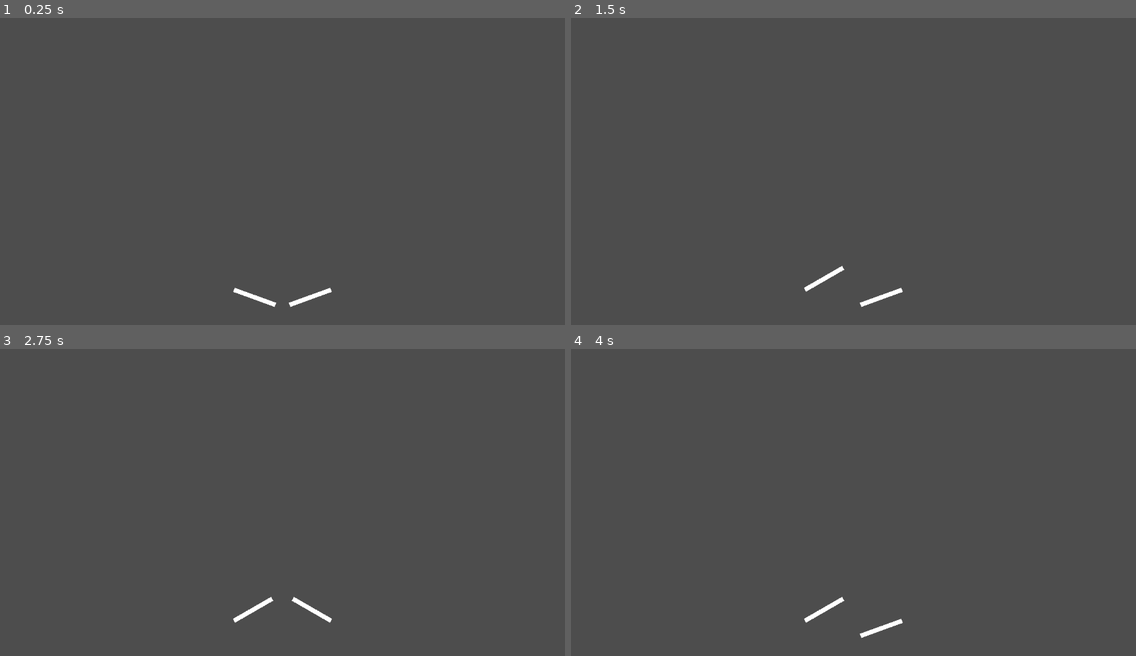
Above: before the commit, frames 1-4 (two rows, left to right).
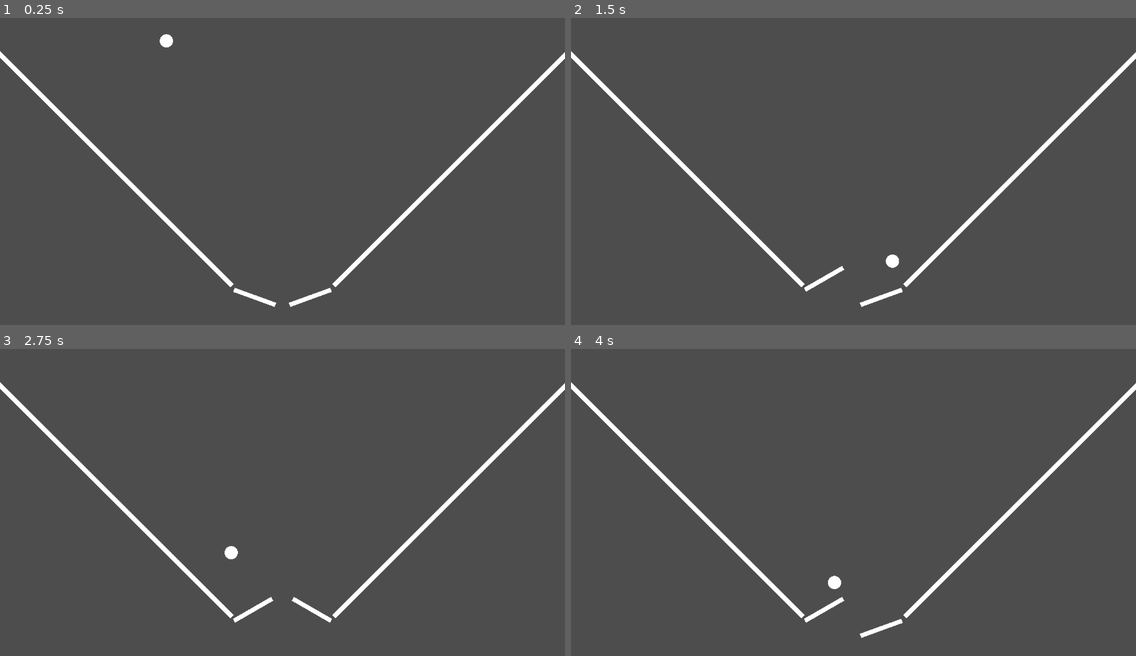
Above: after the commit, the same moments.

Repository: rielvis/SPiG_T4_PhPe
Game: Godot game, scene res://pinball_game/scenes/pinball_game.tscn
Same seed, same stepped clock (60 frames per second), same inputs: the game is played once before the commit and once after it.
Inputs:
- Up to frame 1 (0.25 s): no input
- Up to frame 2 (1.5 s): hold Right (rightArrow) 0.53-1.28 s; hold A (A) 0.53-1.28 s; hold Left (leftArrow) from 1.28 s (still down); tap D (D) at 1.35 s
- Up to frame 3 (2.75 s): release Left (leftArrow) at 2.03 s; hold Right (rightArrow) from 2.03 s (still down); hold A (A) from 2.03 s (still down)
- Up to frame 4 (4 s): release A (A) at 2.78 s; tap D (D) at 2.85 s; release Right (rightArrow) at 3.53 s; hold Left (leftArrow) from 3.53 s (still down); hold A (A) from 3.53 s (still down)

The runs differ from the first frame. In frame 1, 2.0% of the frame differs, in the area x 0-100%, y 5-88%; in frame 2, 2.0%, in the area x 0-100%, y 10-88%; in frame 3, 2.0%; in frame 4, 2.0%.

Commit message:
Added walls to game scene

Diff:
--- a/pinball_game/scenes/pinball_game.tscn
+++ b/pinball_game/scenes/pinball_game.tscn
@@ -1,8 +1,21 @@
-[gd_scene load_steps=2 format=3 uid="uid://ogb288xn1pga"]
+[gd_scene load_steps=4 format=3 uid="uid://ogb288xn1pga"]
 
 [ext_resource type="PackedScene" uid="uid://c1gcxj5b4jklj" path="res://pinball_game/scenes/player_flippers.tscn" id="1_t1yek"]
+[ext_resource type="PackedScene" uid="uid://br2fgk0pxh6vm" path="res://pinball_game/scenes/walls.tscn" id="2_2r3y4"]
+[ext_resource type="PackedScene" uid="uid://c88dbrqh7udi3" path="res://physics_tutorial/scenes/ball.tscn" id="3_7ds7p"]
 
 [node name="pinballGame" type="Node2D"]
 
 [node name="playerFlippers" parent="." instance=ExtResource("1_t1yek")]
 position = Vector2(640, 640)
+
+[node name="Walls" parent="." instance=ExtResource("2_2r3y4")]
+position = Vector2(172, 277)
+rotation = 0.785397
+
+[node name="Walls2" parent="." instance=ExtResource("2_2r3y4")]
+position = Vector2(1110, 277)
+rotation = -0.785398
+
+[node name="Ball" parent="." instance=ExtResource("3_7ds7p")]
+position = Vector2(377, 46)
